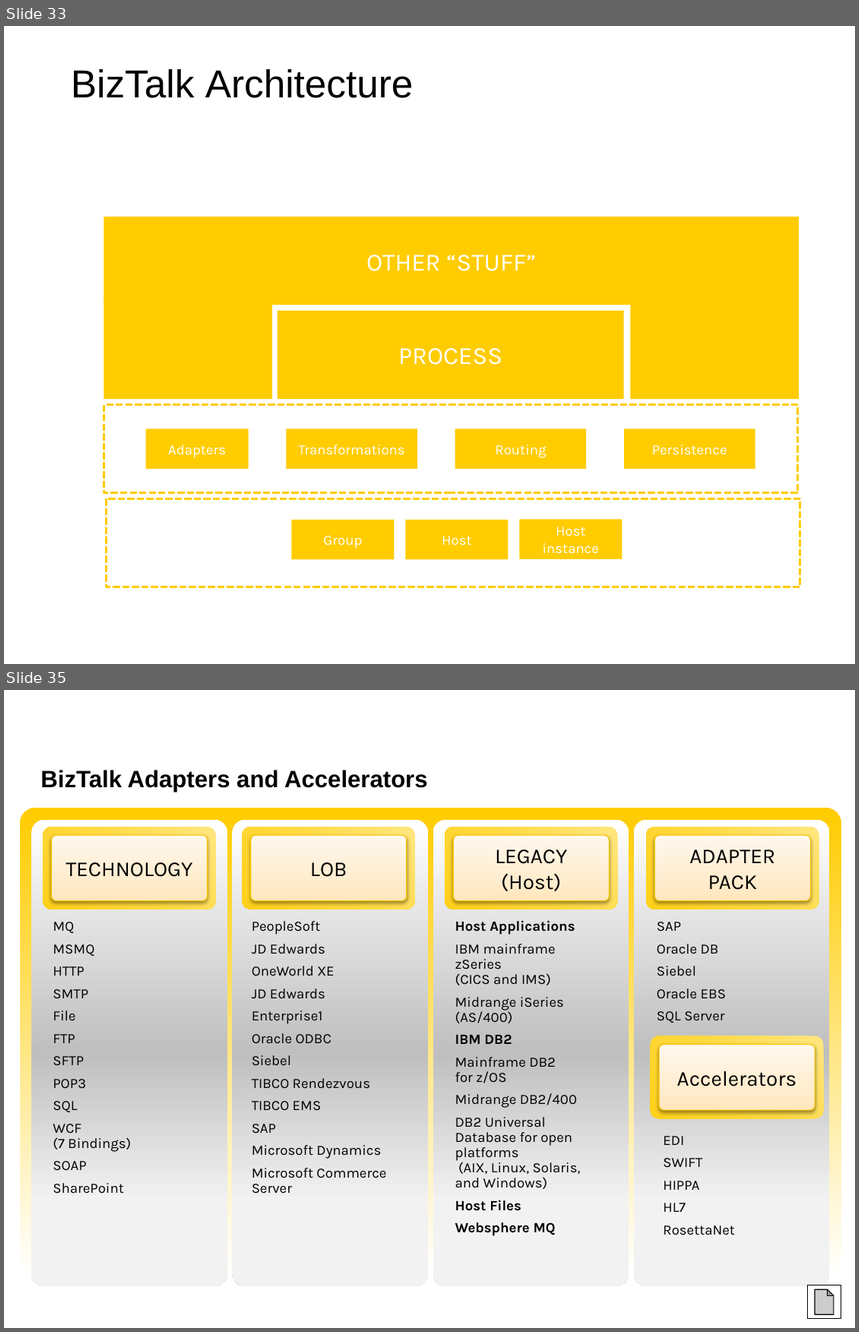
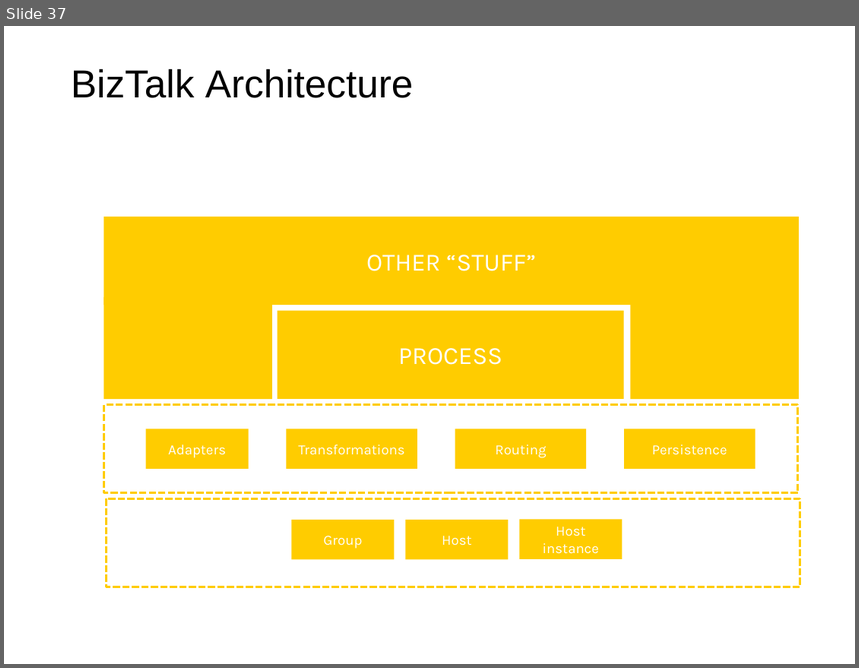
Before and after one commit to johan-jeh/BizTalk-Server---Developing-Integration-Solutions, a slide deck: Slides/Module 1 - Introduction to BizTalk Server.pptx. Shown one above the other, each under a label of ours: slides 33 and 35 before the commit, slide 37 after it; the slides between them are not shown. The pictures are 859x1332 and 859x668 pixels, drawn with LibreOffice and Linux fonts; fonts in the diff are those of the drawing. Boxes give left, top, right and bottom in pixels: in the first picture for what was removed or moved away, otherwise in the second. Text is boxed around its words. In the diff, an @@ line names an element or a change of style, - is before the commit and + after.

```diff
--- a/Slides/Module 1 - Introduction to BizTalk Server.pptx
+++ b/Slides/Module 1 - Introduction to BizTalk Server.pptx
@@ slide 35 removed at (x1=4, y1=690, x2=855, y2=1328), background #FFFFFF @@
@@ title removed at (x1=40, y1=770, x2=428, y2=792) @@
-BizTalk Adapters and Accelerators
@@ rounded rectangle removed at (x1=20, y1=809, x2=842, y2=1277) @@
@@ rounded rectangle removed at (x1=31, y1=819, x2=227, y2=1286) @@
@@ rounded rectangle removed at (x1=232, y1=819, x2=428, y2=1286) @@
@@ rounded rectangle removed at (x1=433, y1=819, x2=629, y2=1286) @@
@@ rounded rectangle removed at (x1=634, y1=819, x2=829, y2=1286) @@
@@ rounded rectangle removed at (x1=44, y1=827, x2=216, y2=910) @@
@@ rounded rectangle removed at (x1=52, y1=836, x2=208, y2=901) @@
-TECHNOLOGY
@@ rounded rectangle removed at (x1=243, y1=827, x2=415, y2=910) @@
@@ rounded rectangle removed at (x1=251, y1=836, x2=407, y2=901) @@
-LOB
@@ rounded rectangle removed at (x1=445, y1=827, x2=618, y2=910) @@
@@ rounded rectangle removed at (x1=453, y1=836, x2=609, y2=901) @@
-LEGACY (Host)
@@ rounded rectangle removed at (x1=647, y1=827, x2=819, y2=910) @@
@@ rounded rectangle removed at (x1=655, y1=836, x2=811, y2=901) @@
-ADAPTER PACK
@@ text removed at (x1=53, y1=922, x2=131, y2=1193) @@
-MQ
-MSMQ
-HTTP
-SMTP
-File
-FTP
-SFTP
-POP3
-SQL
-WCF
-(7 Bindings)
-SOAP
-SharePoint
@@ text removed at (x1=252, y1=921, x2=386, y2=1194) @@
-PeopleSoft
-JD Edwards
-OneWorld XE
-JD Edwards
-Enterprise1
-Oracle ODBC
-Siebel
-TIBCO Rendezvous
-TIBCO EMS
-SAP
-Microsoft Dynamics
-Microsoft Commerce
-Server
@@ text removed at (x1=455, y1=921, x2=581, y2=1236) @@
-Host Applications
-IBM mainframe zSeries
-(CICS and IMS)
-Midrange iSeries
-(AS/400)
-IBM DB2
-Mainframe DB2
-for z/OS
-Midrange DB2/400
-DB2 Universal Database for open platforms
-(AIX, Linux, Solaris, and Windows)
-Host Files
-Websphere MQ
@@ text removed at (x1=657, y1=922, x2=726, y2=1023) @@
-SAP
-Oracle DB
-Siebel
-Oracle EBS
-SQL Server
@@ rounded rectangle removed at (x1=651, y1=1037, x2=824, y2=1119) @@
@@ rounded rectangle removed at (x1=659, y1=1045, x2=815, y2=1110) @@
-Accelerators
@@ text removed at (x1=663, y1=1136, x2=735, y2=1236) @@
-EDI
-SWIFT
-HIPPA
-HL7
-RosettaNet
@@ action button document removed at (x1=807, y1=1286, x2=841, y2=1319) @@
@@ what was slide 33 is now slide 37 @@
```
Also in this commit, not shown: 7 slides changed, 5 slides added, 4 other slides removed, 4 other files.
